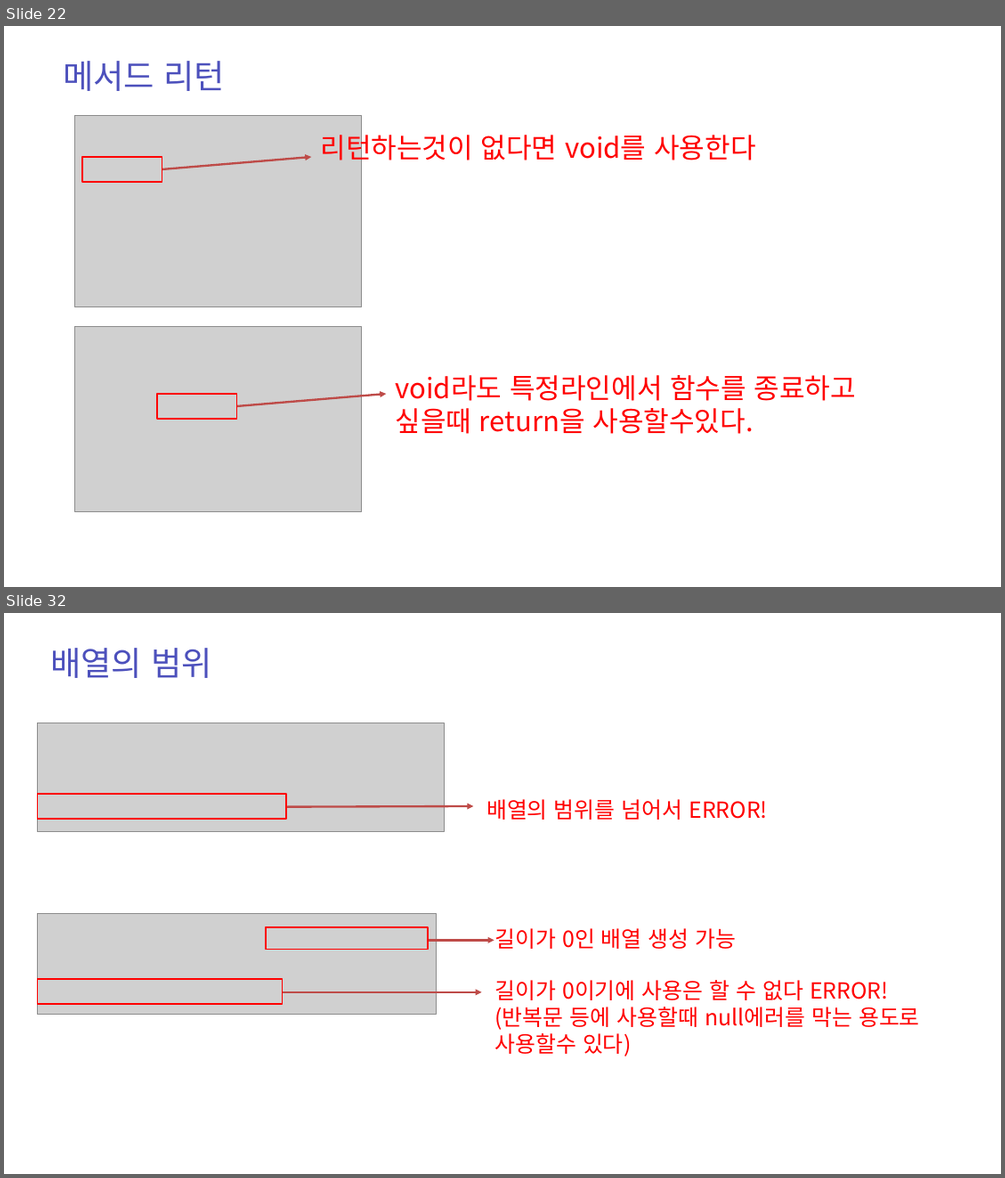
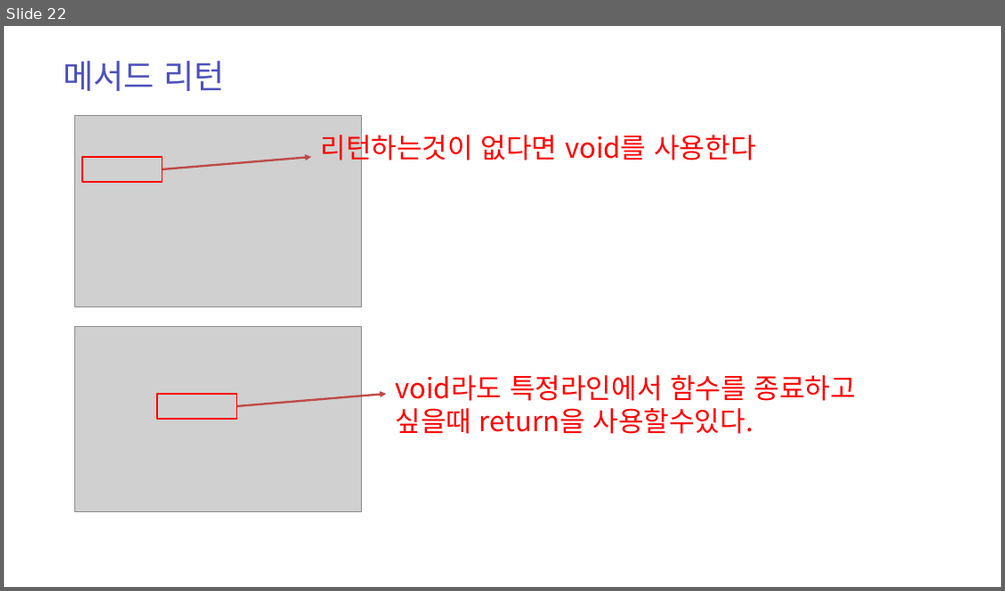
Before and after one commit to zest132/JavaLecture, a slide deck: JavaLecture/LectureFile/java 6강.pptx. Shown one above the other, each under a label of ours: slides 22 and 32 before the commit, slide 22 after it; the slides between them are not shown. The pictures are 1005x1178 and 1005x591 pixels, drawn with LibreOffice and Linux fonts; fonts in the diff are those of the drawing; grey boxes stand for pictures. Boxes give left, top, right and bottom in pixels: in the first picture for what was removed or moved away, otherwise in the second. Text is boxed around its words. In the diff, an @@ line names an element or a change of style, - is before the commit and + after.

```diff
--- a/JavaLecture/LectureFile/java 6강.pptx
+++ b/JavaLecture/LectureFile/java 6강.pptx
@@ slide 32 removed at box(4, 613, 1001, 1174), background #FFFFFF @@
@@ text removed at box(50, 648, 213, 678) @@
-배열의 범위
@@ picture removed at box(38, 723, 444, 831) @@
@@ rectangle removed at box(38, 794, 287, 819) @@
@@ text removed at box(486, 799, 768, 819) @@
-배열의 범위를 넘어서 ERROR!
@@ arrow removed from (287, 807) to (474, 806) @@
@@ picture removed at box(38, 913, 437, 1013) @@
@@ rectangle removed at box(266, 927, 428, 949) @@
@@ text removed at box(494, 928, 736, 949) @@
-길이가 0인 배열 생성 가능
@@ arrow removed from (428, 940) to (494, 940) @@
@@ rectangle removed at box(38, 979, 283, 1004) @@
@@ text removed at box(494, 980, 920, 1056) @@
-길이가 0이기에 사용은 할 수 없다 ERROR!
-(반복문 등에 사용할때 null에러를 막는 용도로 사용할수 있다)
@@ arrow removed from (282, 992) to (481, 992) @@
```
Also in this commit, not shown: 3 slides changed, 6 slides added, 26 other slides removed, 3 other files.
